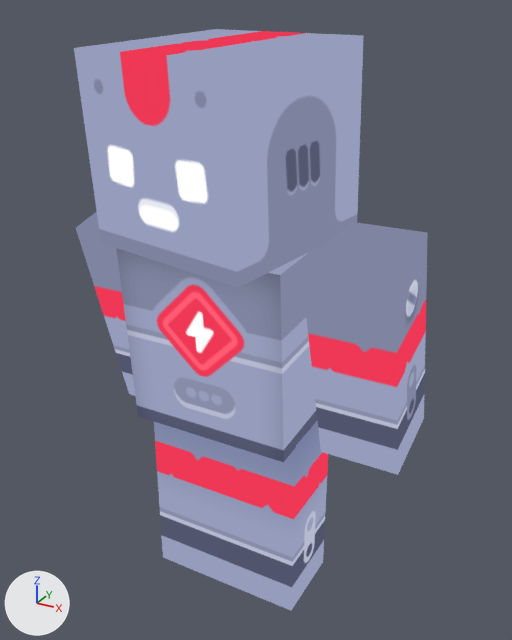
The glTF model models/character-g.glb: old version first, new version second.
The view is the same before and after, from a 50 mm camera at (1.56, -2.68, 2.81) aimed at (0.04, 0.07, 1.44). The lights are fixed; the arrows at lower left show +X, +Y and +Z. The picture after the commit comes second. Both versions are drawn at frame 21 of the action 'idle'; the numbers are the values there.

The scene before the commit, as lines of its bpy script (objects in view):
```python
me_arm_left = bpy.data.meshes.new('arm-left')
me_arm_left.from_pydata(...)  # a box spanning x 0.0..0.4, y -0.2..0.2, z -1.0..0.1
me_arm_left.materials.append(mat_texture_g)
me_arm_right = bpy.data.meshes.new('arm-right')
me_arm_right.from_pydata(...)  # a box spanning x -0.4..0.0, y -0.2..0.2, z -1.0..0.1
me_arm_right.materials.append(mat_texture_g)
me_head = bpy.data.meshes.new('head')
me_head.from_pydata(...)  # a box spanning x -4.0..4.0, y -4.0..4.0, z 0.0..8.0
me_head.materials.append(mat_texture_g)
me_leg_left = bpy.data.meshes.new('leg-left')
me_leg_left.from_pydata(...)  # a box spanning x -0.2..0.2, y -0.2..0.2, z -1.0..0.0
me_leg_left.materials.append(mat_texture_g)
me_torso = bpy.data.meshes.new('torso')
me_torso.from_pydata(...)  # a box spanning x -0.4..0.4, y -0.3..0.3, z 0.3..1.2
me_torso.materials.append(mat_texture_g)
ob_arm_left = bpy.data.objects.new('arm-left', me_arm_left)
ob_arm_left.parent = ob_torso
ob_arm_left.location = (0.4, 0.1, 1.1)
ob_arm_left.rotation_euler = (0.202, 0.0, 0.0)  # degrees (12, 0, 0)
ob_arm_right = bpy.data.objects.new('arm-right', me_arm_right)
ob_arm_right.parent = ob_torso
ob_arm_right.location = (-0.4, 0.1, 1.1)
ob_arm_right.rotation_euler = (0.202, 0.0, 0.0)  # degrees (12, 0, 0)
ob_head = bpy.data.objects.new('head', me_head)
ob_head.parent = ob_torso
ob_head.location = (0.0, 0.0, 1.2)
ob_head.rotation_euler = (0.0, 0.0, -0.202)  # degrees (0, 0, -12)
ob_head.scale = (0.1, 0.1, 0.1)
ob_leg_left = bpy.data.objects.new('leg-left', me_leg_left)
ob_leg_left.parent = ob_root
ob_leg_left.location = (0.2, 0.0, 1.0)
ob_torso = bpy.data.objects.new('torso', me_torso)
ob_torso.parent = ob_root
ob_torso.location = (0.0, 0.0, 0.7)
ob_torso.rotation_euler = (0.0672, 0.0, 0.0)  # degrees (3.9, 0, 0)
# also in view: 'leg-right' at (-0.2, 0.0, 0.5)
```
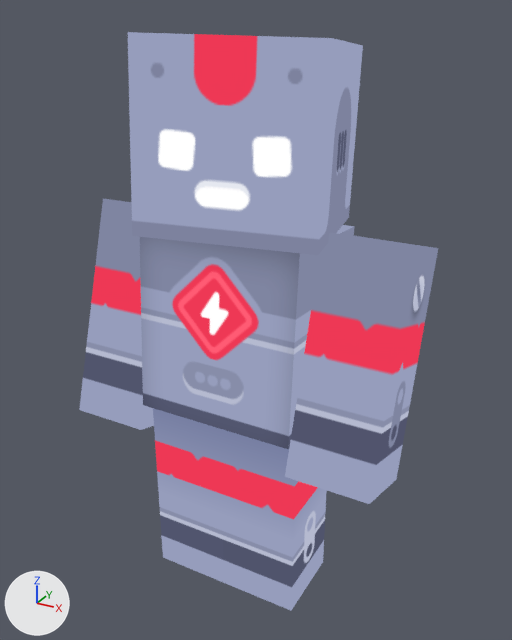
What the commit changed:
Object 'torso' (ob_torso) turns from (3.9, 0, 0) to (-4.3, 0, 0) degrees about x, y and z.
Object 'arm-left' (ob_arm_left) turns from (12, 0, 0) to (-13, 0, 0) degrees about x, y and z.
Object 'arm-right' (ob_arm_right) turns from (12, 0, 0) to (-13, 0, 0) degrees about x, y and z.
Object 'head' (ob_head) turns from (0, 0, -12) to (0, 0, 13) degrees about x, y and z.

Changed parts and their boxes (x1, y1, x2, y2) in the pictures (512 x 640 px):
'head', turned: before (74, 29, 363, 288); after (128, 32, 363, 255)
'torso', turned: before (116, 248, 317, 462); after (140, 225, 355, 449)
'arm-left', turned: before (301, 222, 428, 475); after (285, 233, 438, 504)
'arm-right', turned: before (76, 211, 135, 396); after (79, 199, 154, 430)
